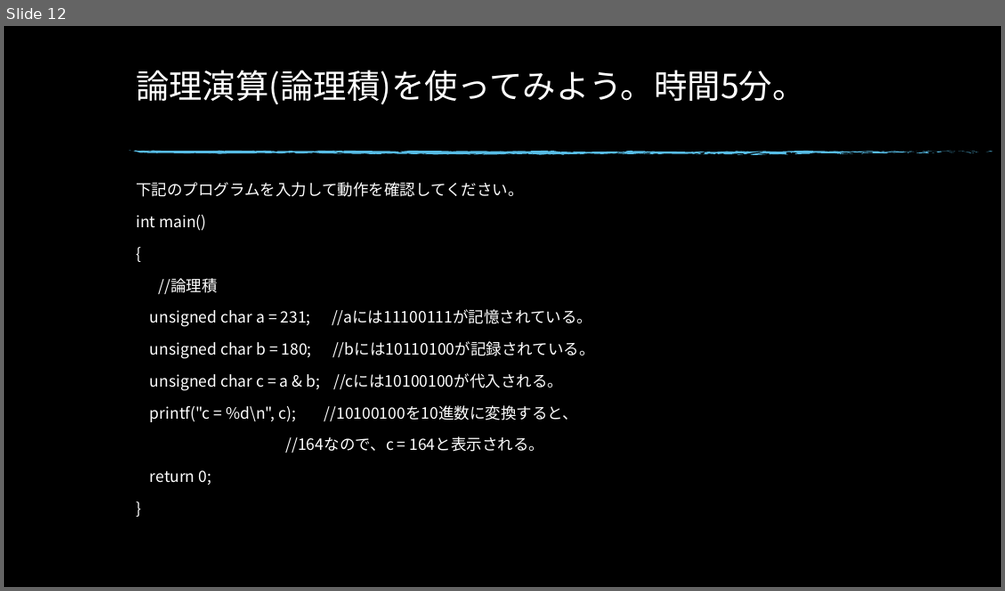
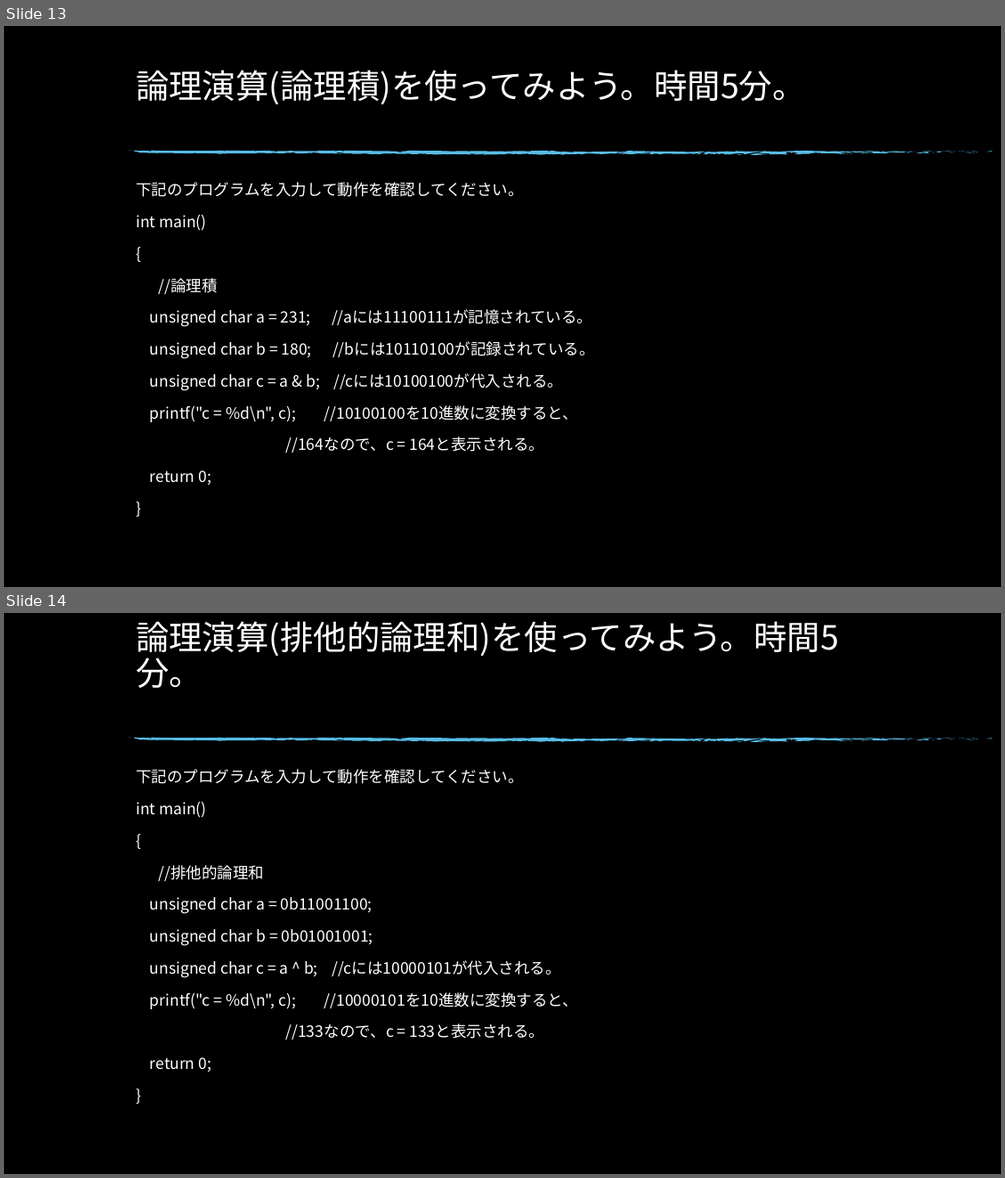
Before and after one commit to KawaharaKiyohara/GameMath_2, a slide deck: new/【ゲーム数学Ⅱ】第六回目_論理演算.pptx. Shown one above the other, each under a label of ours: slide 12 before the commit, slides 13 and 14 after it. The pictures are 1005x591 and 1005x1178 pixels, drawn with LibreOffice and Linux fonts; fonts in the diff are those of the drawing; background and template pictures are left out. Boxes give left, top, right and bottom in pixels: in the first picture for what was removed or moved away, otherwise in the second. Text is boxed around its words. In the diff, an @@ line names an element or a change of style, - is before the commit and + after.

```diff
--- a/new/【ゲーム数学Ⅱ】第六回目_論理演算.pptx
+++ b/new/【ゲーム数学Ⅱ】第六回目_論理演算.pptx
@@ slide 14 added at (x1=4, y1=613, x2=1001, y2=1174), background picture (left out); not listed: 74 template elements that a slide beside it also shows @@
@@ title added at (x1=136, y1=621, x2=839, y2=688), 32 pt, text #FFFFFF @@
+論理演算(排他的論理和)を使ってみよう。時間5分。
@@ text added at (x1=136, y1=769, x2=578, y2=1071), 15 pt, text #FFFFFF @@
+下記のプログラムを入力して動作を確認してください。
+int main()
+{
+//排他的論理和
+unsigned char a = 0b11001100;
+unsigned char b = 0b01001001;
+unsigned char c = a ^ b; //cには10000101が代入される。
+printf("c = %d\n", c); //10000101を10進数に変換すると、
+//133なので、c = 133と表示される。
+return 0;
+}
@@ what was slide 12 is now slide 13 @@
```
Also in this commit, not shown: 5 other slides added.
